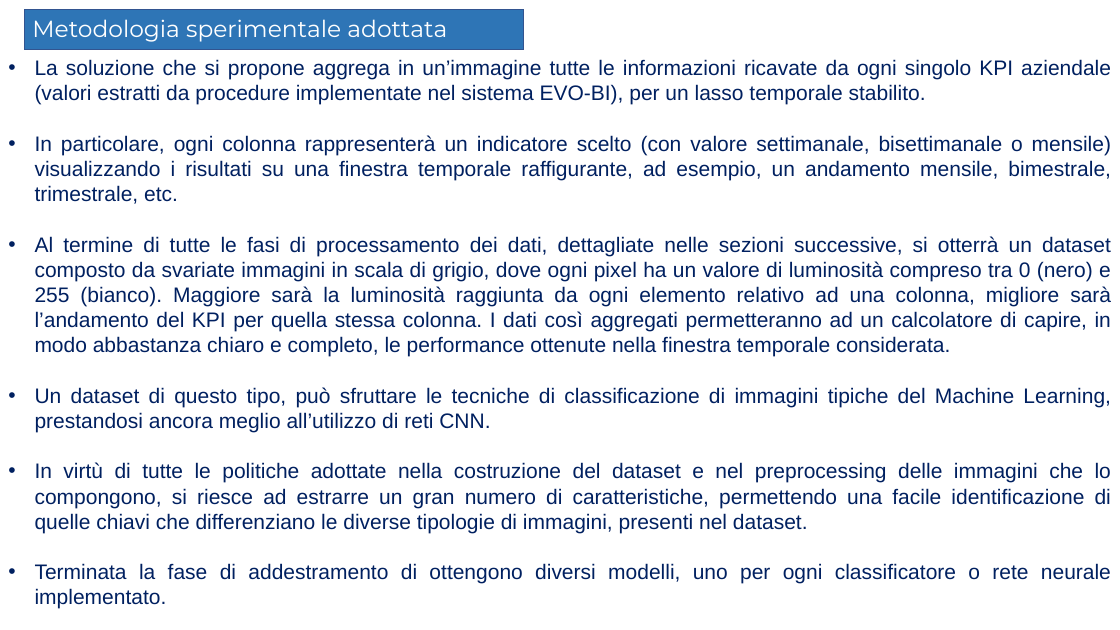
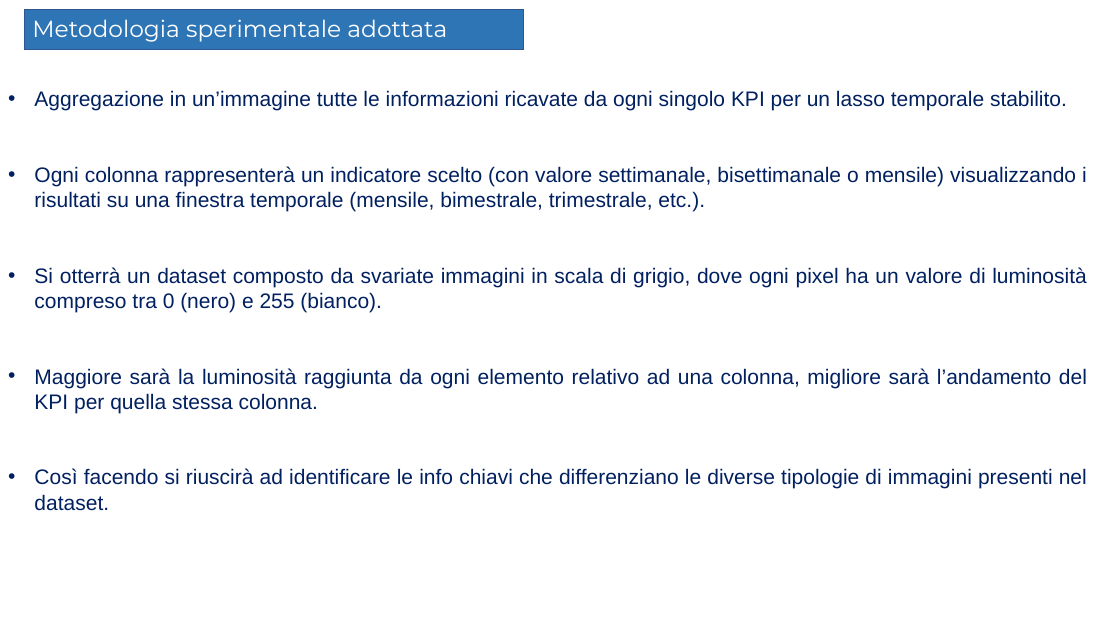
Before and after one commit to Elmaravilla7/Tesi, a slide deck: slide 8 of Presentazione204898.pptx (slide 19 before the commit). Drawn at 1120x630 pixels with LibreOffice and Linux fonts; fonts in the diff are those of the drawing; background and template pictures are left out. Boxes give left, top, right and bottom in pixels: in the first picture for what was removed or moved away, otherwise in the second. Text is boxed around its words. In the diff, an @@ line names an element or a change of style, - is before the commit and + after.

```diff
--- a/Presentazione204898.pptx
+++ b/Presentazione204898.pptx
@@ text at [34,90,1087,511]: text changed @@
-• La soluzione che si propone aggrega in un’immagine tutte le informazioni ricavate da ogni singolo KPI aziendale (valori estratti da procedure implementate nel sistema EVO-BI), per un lasso temporale stabilito.
-• In particolare, ogni colonna rappresenterà un indicatore scelto (con valore settimanale, bisettimanale o mensile) visualizzando i risultati su una finestra temporale raffigurante, ad esempio, un andamento mensile, bimestrale, trimestrale, etc.
-• Al termine di tutte le fasi di processamento dei dati, dettagliate nelle sezioni successive, si otterrà un dataset composto da svariate immagini in scala di grigio, dove ogni pixel ha un valore di luminosità compreso tra 0 (nero) e 255 (bianco). Maggiore sarà la luminosità raggiunta da ogni elemento relativo ad una colonna, migliore sarà l’andamento del KPI per quella stessa colonna. I dati così aggregati permetteranno ad un calcolatore di capire, in modo abbastanza chiaro e completo, le performance ottenute nella finestra temporale considerata.
-• Un dataset di questo tipo, può sfruttare le tecniche di classificazione di immagini tipiche del Machine Learning, prestandosi ancora meglio all’utilizzo di reti CNN.
-• In virtù di tutte le politiche adottate nella costruzione del dataset e nel preprocessing delle immagini che lo compongono, si riesce ad estrarre un gran numero di caratteristiche, permettendo una facile identificazione di quelle chiavi che differenziano le diverse tipologie di immagini, presenti nel dataset.
-• Terminata la fase di addestramento di ottengono diversi modelli, uno per ogni classificatore o rete neurale implementato.
+• Aggregazione in un’immagine tutte le informazioni ricavate da ogni singolo KPI per un lasso temporale stabilito.
+• Ogni colonna rappresenterà un indicatore scelto (con valore settimanale, bisettimanale o mensile) visualizzando i risultati su una finestra temporale (mensile, bimestrale, trimestrale, etc.).
+• Si otterrà un dataset composto da svariate immagini in scala di grigio, dove ogni pixel ha un valore di luminosità compreso tra 0 (nero) e 255 (bianco).
+• Maggiore sarà la luminosità raggiunta da ogni elemento relativo ad una colonna, migliore sarà l’andamento del KPI per quella stessa colonna.
+• Così facendo si riuscirà ad identificare le info chiavi che differenziano le diverse tipologie di immagini presenti nel dataset.
```
Also in this commit, not shown: 22 other slides changed, 1 slide added, 16 slides removed.
